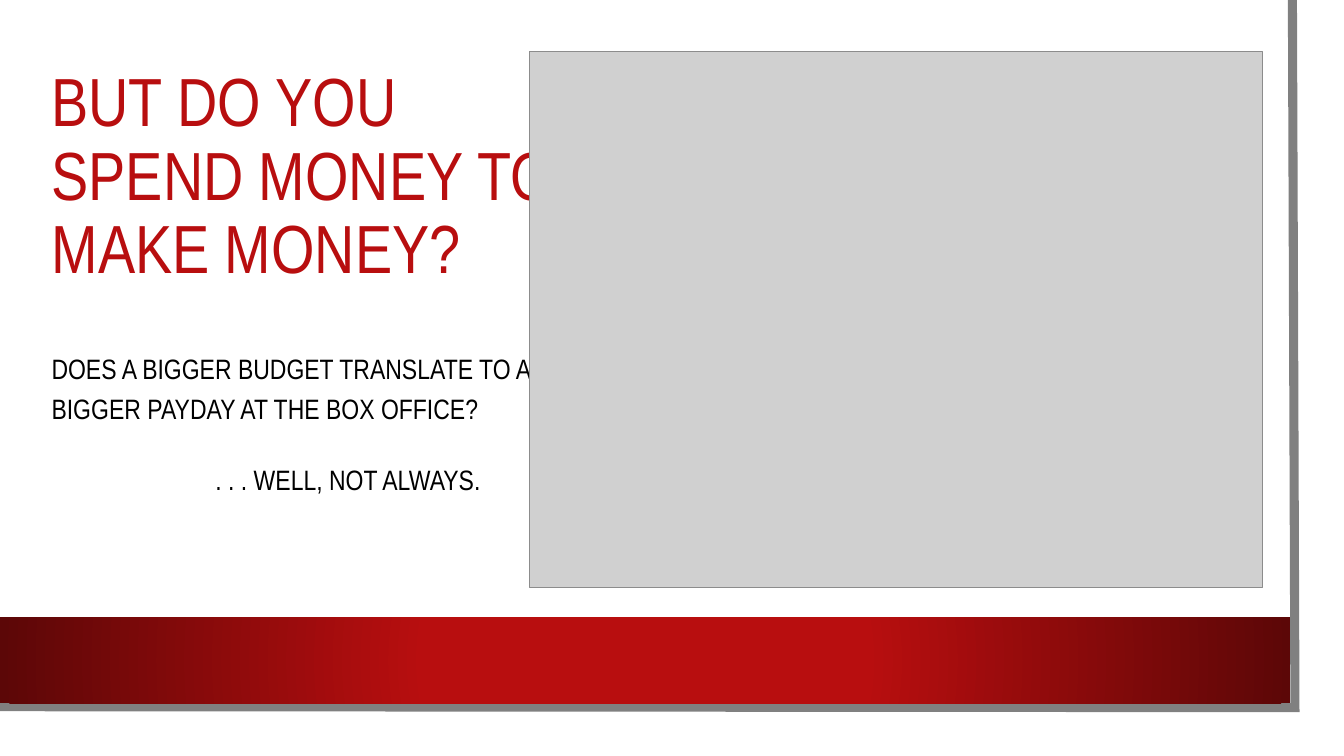
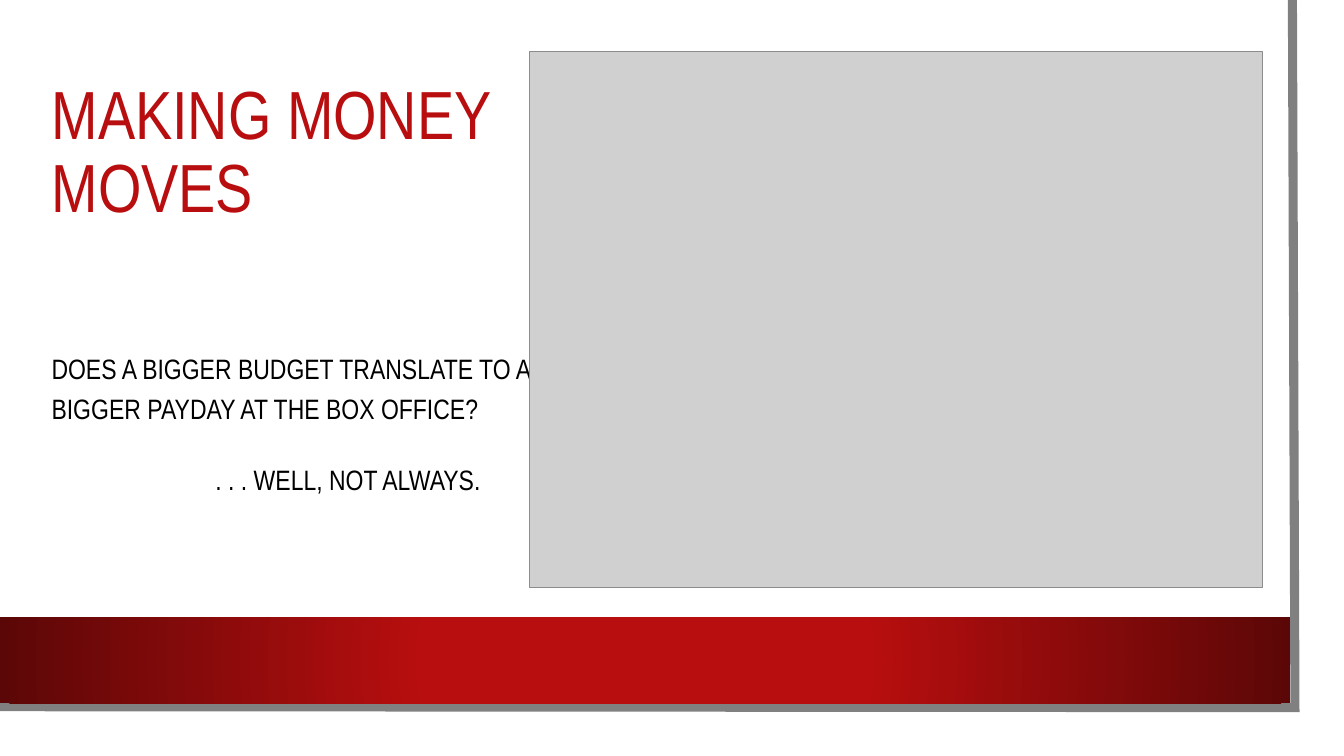
Before and after one commit to mlubin2/Movie_Project, a slide deck: slide 7 of Movie PP.pptx. Drawn at 1344x756 pixels with LibreOffice and Linux fonts; fonts in the diff are those of the drawing; grey boxes stand for pictures; background and template pictures are left out. Boxes give left, top, right and bottom in pixels: in the first picture for what was removed or moved away, otherwise in the second. Text is boxed around its words. In the diff, an @@ line names an element or a change of style, - is before the commit and + after.

Commit message:
Final

```diff
--- a/Movie PP.pptx
+++ b/Movie PP.pptx
@@ title at box(52, 91, 491, 213): text changed @@
-BUT DO YOU
-SPEND MONEY TO
-MAKE MONEY?
+MAKING MONEY MOVES
```
Also in this commit, not shown: 9 other slides changed, 4 slides added.
